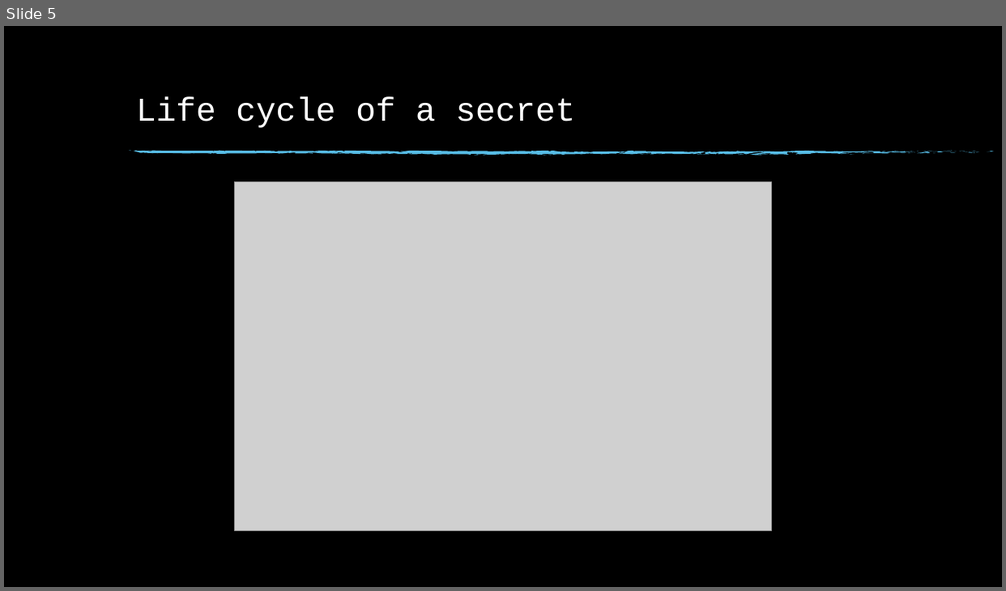
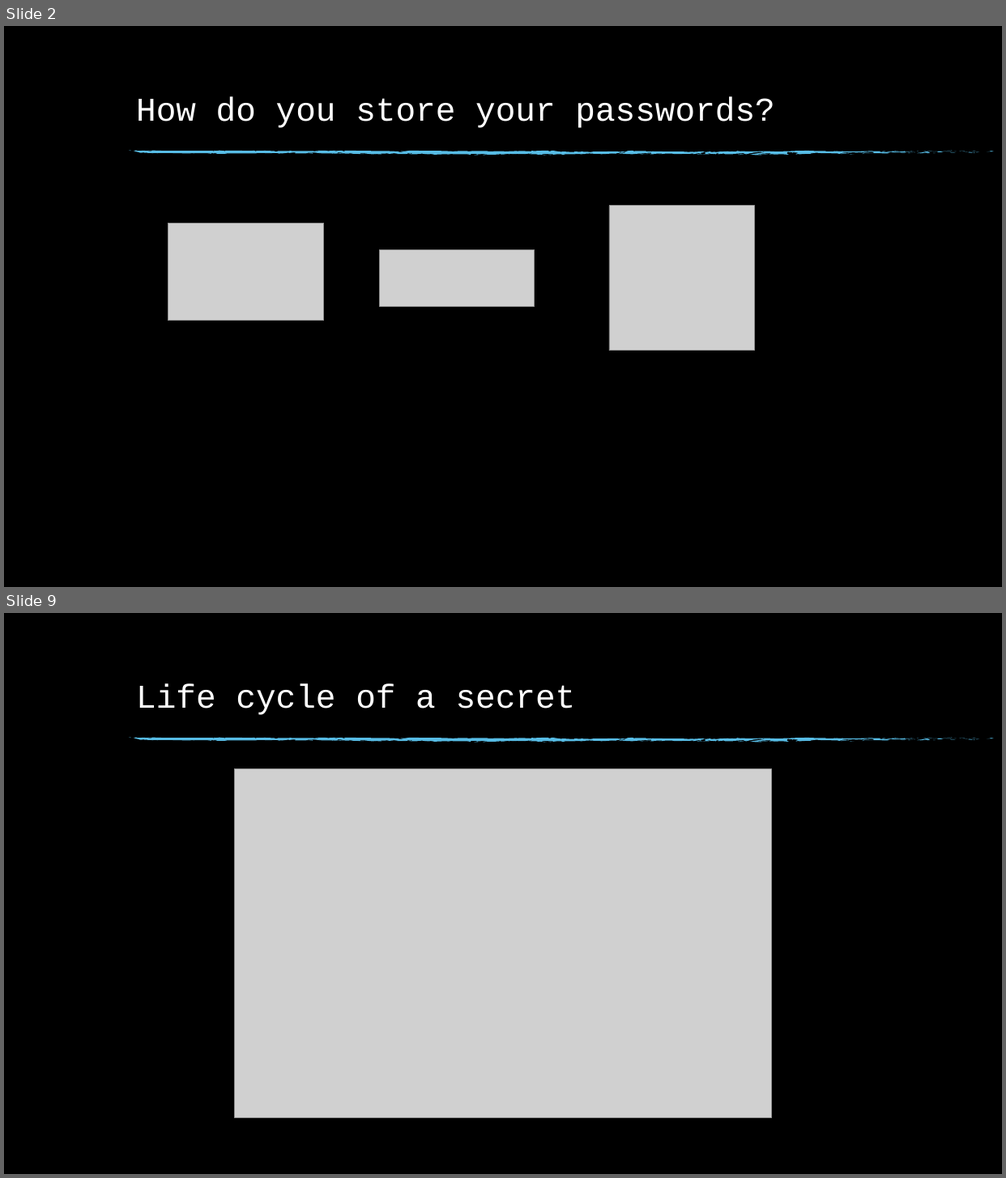
Before and after one commit to RihanMeij/KeyVaultDemo, a slide deck: Key Vault.pptx. Shown one above the other, each under a label of ours: slide 5 before the commit, slides 2 and 9 after it; the slides between them are not shown. The pictures are 1006x591 and 1006x1178 pixels, drawn with LibreOffice and Linux fonts; fonts in the diff are those of the drawing; grey boxes stand for pictures; background and template pictures are left out. Boxes give left, top, right and bottom in pixels: in the first picture for what was removed or moved away, otherwise in the second. Text is boxed around its words. In the diff, an @@ line names an element or a change of style, - is before the commit and + after.

```diff
--- a/Key Vault.pptx
+++ b/Key Vault.pptx
@@ slide 2 added at box(4, 26, 1002, 587), background picture (left out); not listed: 74 template elements that a slide beside it also shows @@
@@ title added at box(136, 96, 774, 128), 32 pt, text #FFFFFF @@
+How do you store your passwords?
@@ picture added at box(609, 206, 754, 351) @@
@@ picture added at box(168, 223, 324, 320) @@
@@ picture added at box(379, 250, 534, 307) @@
@@ what was slide 5 is now slide 9 @@
```
Also in this commit, not shown: 3 slides changed, 7 other slides added, 2 slides removed, 4 other files.
